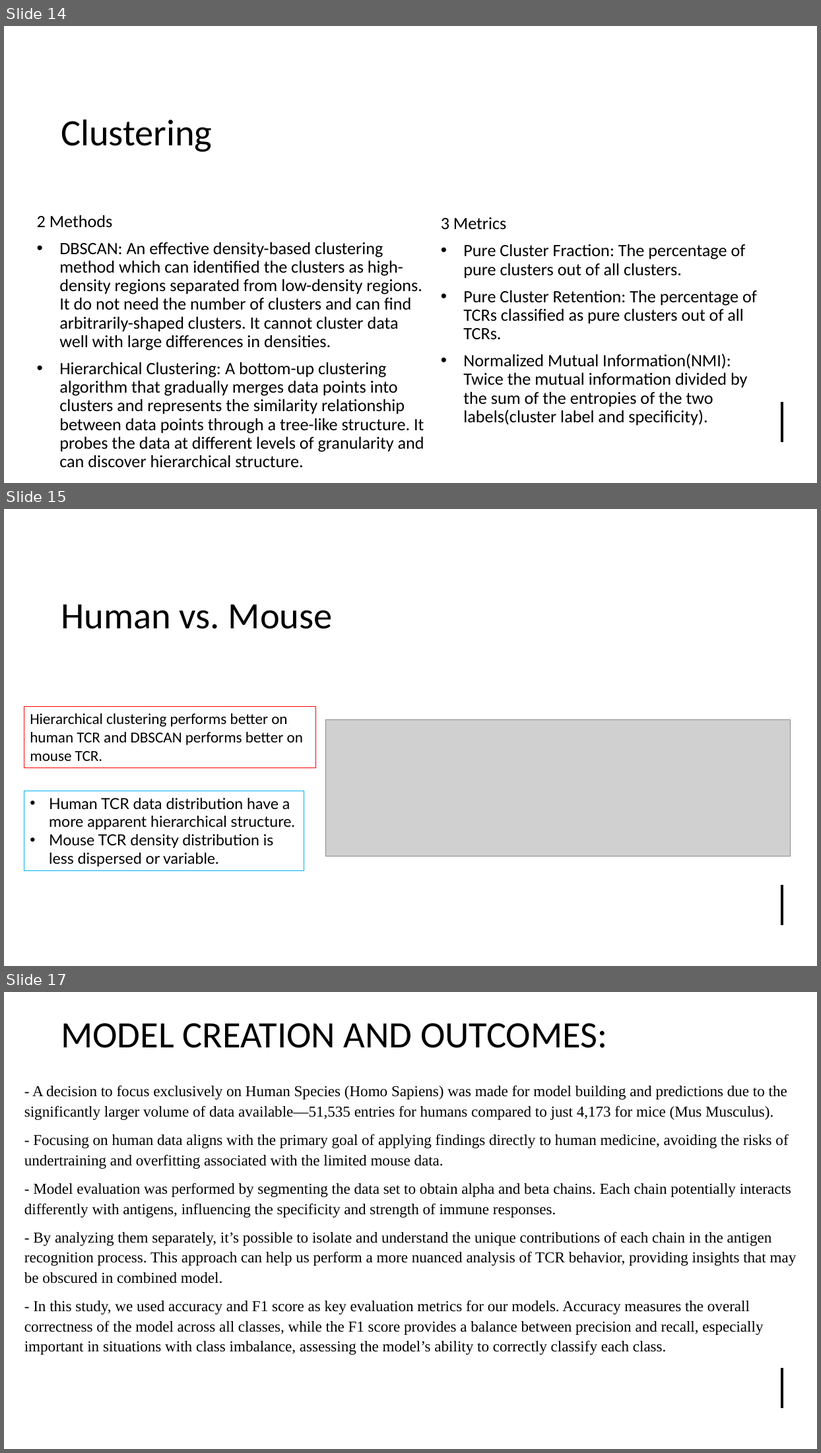
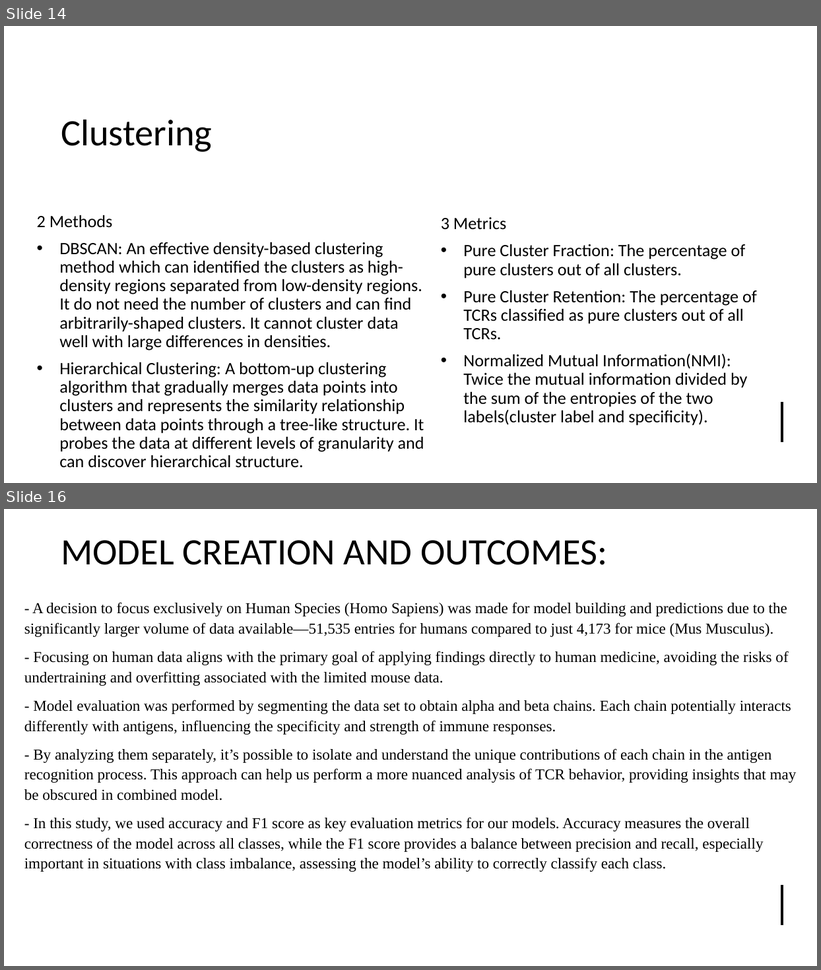
Before and after one commit to UoB-DSMP-2023-24/dsmp-2024-group4, a slide deck: summative presentation/Summative Oral Presentation-Group 4.pptx. Shown one above the other, each under a label of ours: slides 14, 15 and 17 before the commit, slides 14 and 16 after it; the slides between them are not shown. The pictures are 821x1453 and 821x970 pixels, drawn with LibreOffice and Linux fonts; fonts in the diff are those of the drawing; grey boxes stand for pictures. Boxes give left, top, right and bottom in pixels: in the first picture for what was removed or moved away, otherwise in the second. Text is boxed around its words. In the diff, an @@ line names an element or a change of style, - is before the commit and + after.

```diff
--- a/summative presentation/Summative Oral Presentation-Group 4.pptx
+++ b/summative presentation/Summative Oral Presentation-Group 4.pptx
@@ slide 15 removed at [4, 509, 817, 966], background #FFFFFF; not listed: 3 template elements that a slide beside it also shows @@
@@ title removed at [61, 604, 333, 629] @@
-Human vs. Mouse
@@ rectangle removed at [24, 706, 316, 768] @@
-Hierarchical clustering performs better on human TCR and DBSCAN performs better on mouse TCR.
@@ picture removed at [325, 720, 791, 857] @@
@@ rectangle removed at [24, 791, 305, 871] @@
-• Human TCR data distribution have a more apparent hierarchical structure.
-• Mouse TCR density distribution is less dispersed or variable.
@@ what was slide 17 is now slide 16 @@
```
Also in this commit, not shown: 5 slides changed.
